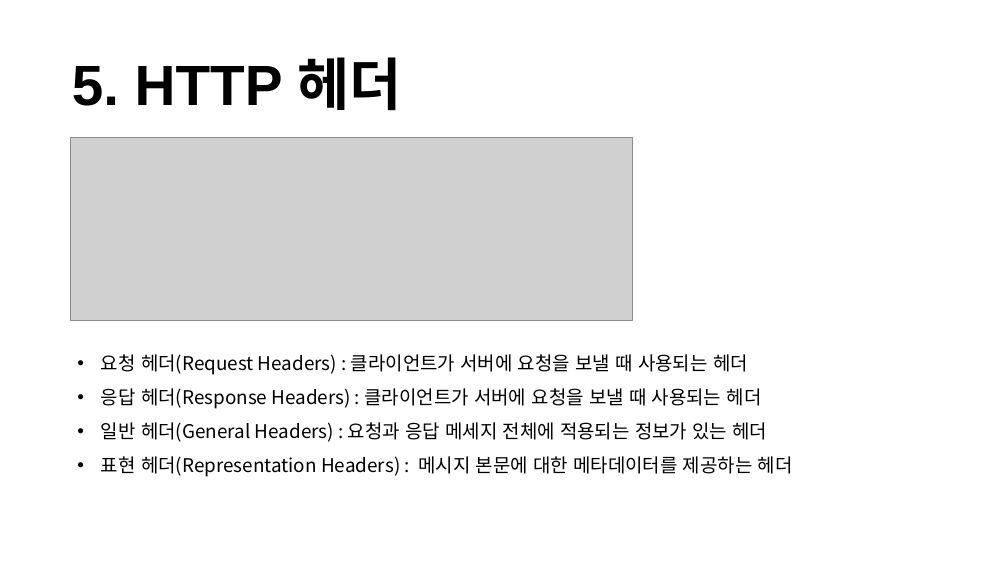
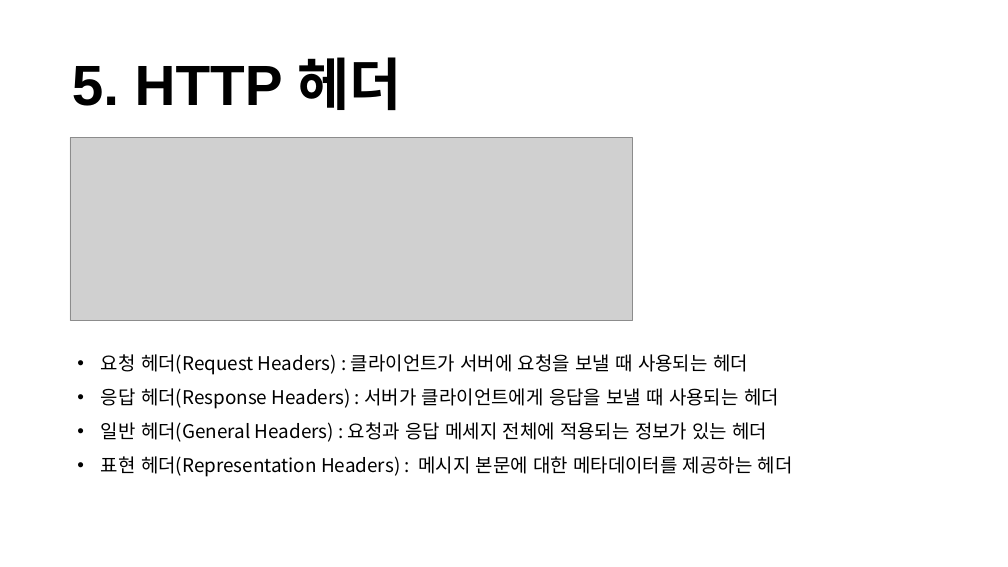
Before and after one commit to ISFX-Study/learn-study, a slide deck: slide 15 of HTTP/20240615_HTTP.pptx. Drawn at 1008x567 pixels with LibreOffice and Linux fonts; fonts in the diff are those of the drawing; grey boxes stand for pictures. Boxes give left, top, right and bottom in pixels: in the first picture for what was removed or moved away, otherwise in the second. Text is boxed around its words. In the diff, an @@ line names an element or a change of style, - is before the commit and + after.

Commit message:
내용 수정

```diff
--- a/HTTP/20240615_HTTP.pptx
+++ b/HTTP/20240615_HTTP.pptx
@@ text at [101,388,779,409]: text changed @@
-• 응답 헤더(Response Headers) : 클라이언트가 서버에 요청을 보낼 때 사용되는 헤더
+• 응답 헤더(Response Headers) : 서버가 클라이언트에게 응답을 보낼 때 사용되는 헤더
```
